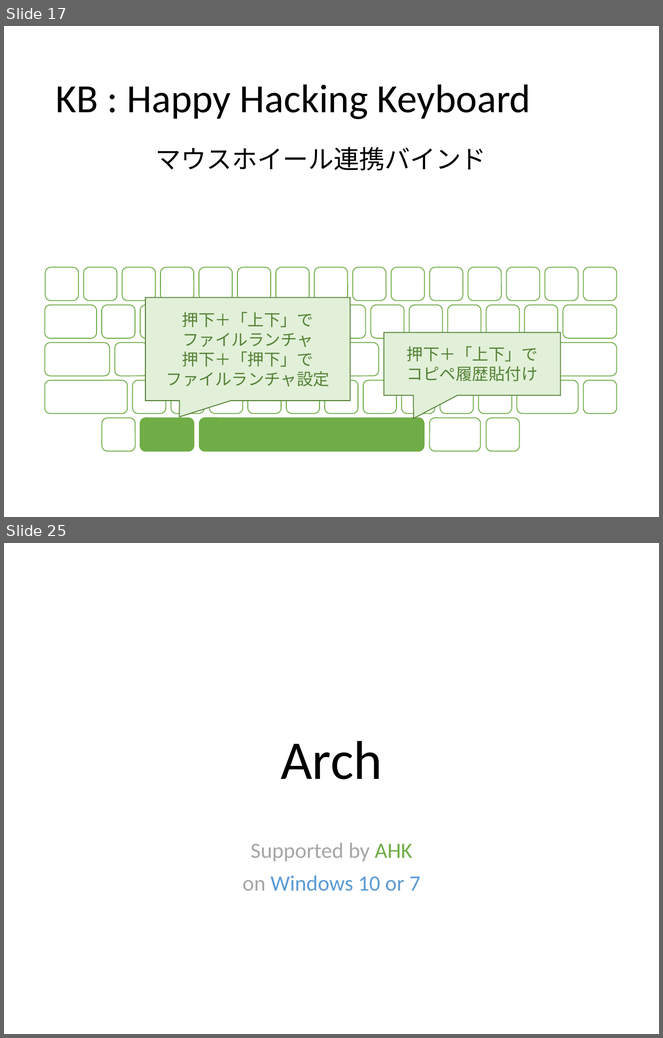
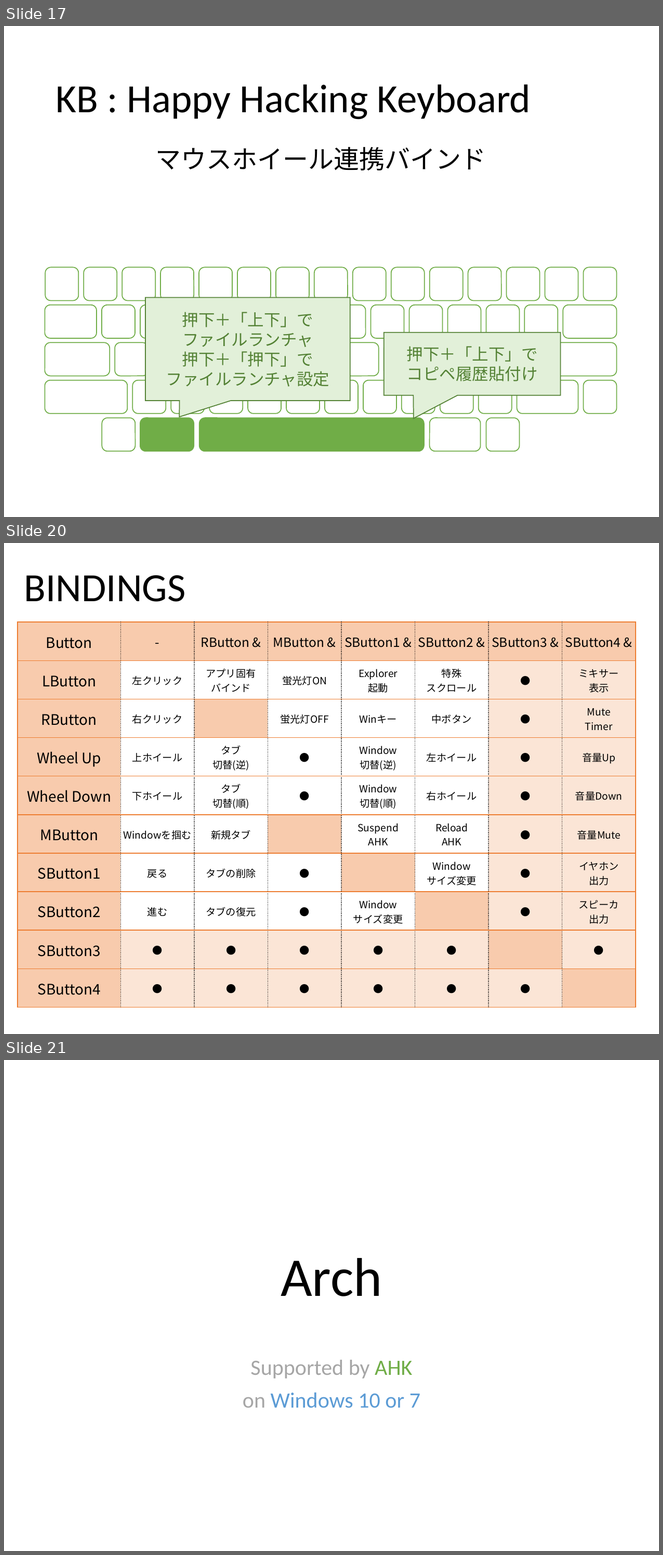
Before and after one commit to ittooo66/myAHK, a slide deck: MANUAL.pptx. Shown one above the other, each under a label of ours: slides 17 and 25 before the commit, slides 17, 20 and 21 after it; the slides between them are not shown. The pictures are 663x1038 and 663x1555 pixels, drawn with LibreOffice and Linux fonts; fonts in the diff are those of the drawing. Boxes give left, top, right and bottom in pixels: in the first picture for what was removed or moved away, otherwise in the second. Text is boxed around its words. In the diff, an @@ line names an element or a change of style, - is before the commit and + after.

```diff
--- a/MANUAL.pptx
+++ b/MANUAL.pptx
@@ slide 20 added at box(4, 543, 659, 1034), background #FFFFFF @@
@@ title added at box(24, 575, 186, 602), 44 pt, text #000000 @@
+BINDINGS
@@ table added at box(18, 622, 634, 1008), 10 rows, 8 columns @@
+Button | - | RButton & | MButton & | SButton1 & | SButton2 & | SButton3 & | SButton4 &
+LButton | 左クリック | アプリ固有 / バインド | 蛍光灯ON | Explorer / 起動 | 特殊 / スクロール | ● | ミキサー / 表示
+RButton | 右クリック |  | 蛍光灯OFF | Winキー | 中ボタン | ● | Mute / Timer
+Wheel Up | 上ホイール | タブ / 切替(逆) | ● | Window / 切替(逆) | 左ホイール | ● | 音量Up
+Wheel Down | 下ホイール | タブ / 切替(順) | ● | Window / 切替(順) | 右ホイール | ● | 音量Down
+MButton | Windowを掴む | 新規タブ |  | Suspend / AHK | Reload / AHK | ● | 音量Mute
+SButton1 | 戻る | タブの削除 | ● |  | Window / サイズ変更 | ● | イヤホン / 出力
+SButton2 | 進む | タブの復元 | ● | Window / サイズ変更 |  | ● | スピーカ / 出力
+SButton3 | ● | ● | ● | ● | ● |  | ●
+SButton4 | ● | ● | ● | ● | ● | ● | 
@@ what was slide 25 is now slide 21 @@
```
Also in this commit, not shown: 5 slides changed, 1 other slide added, 6 slides removed.
